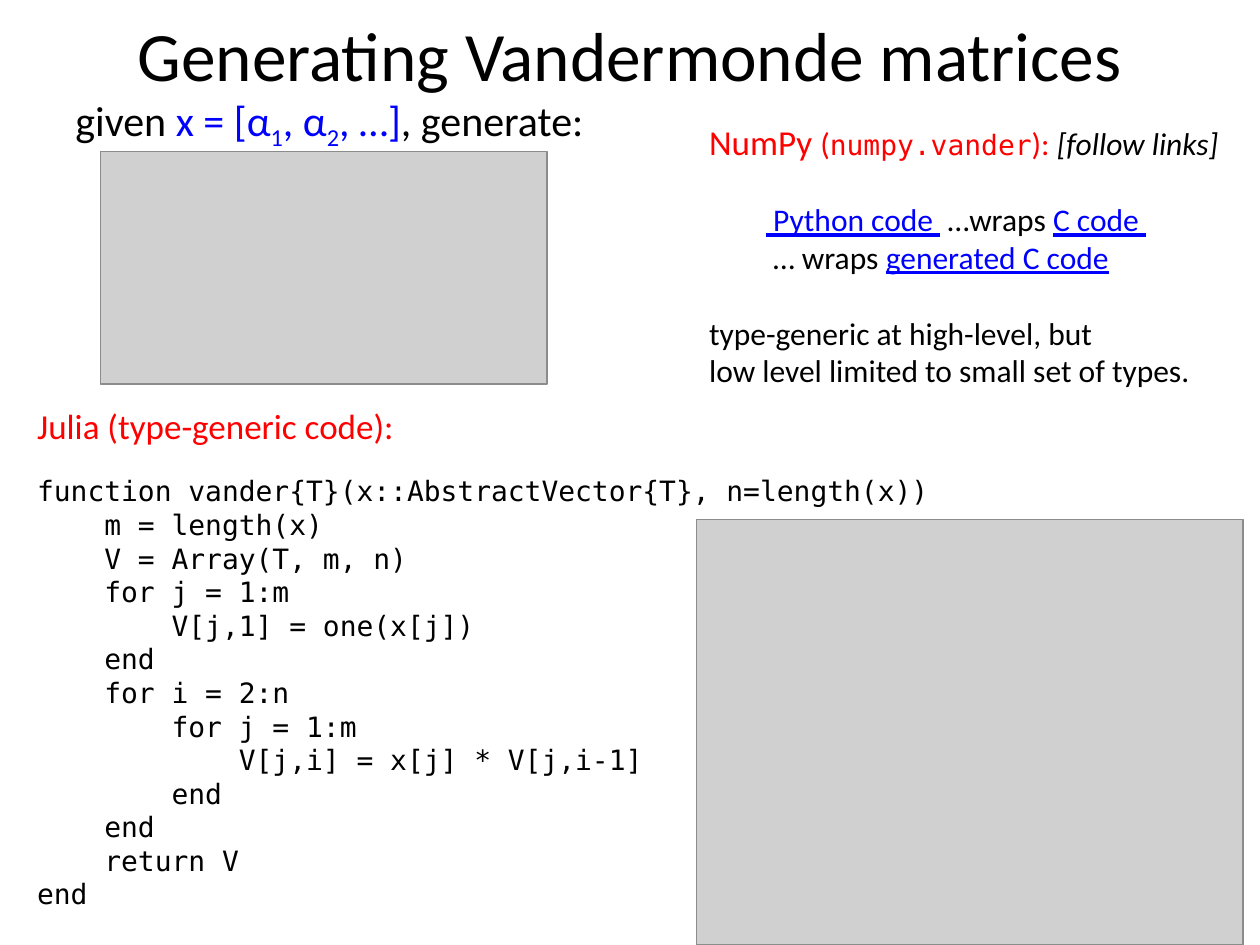
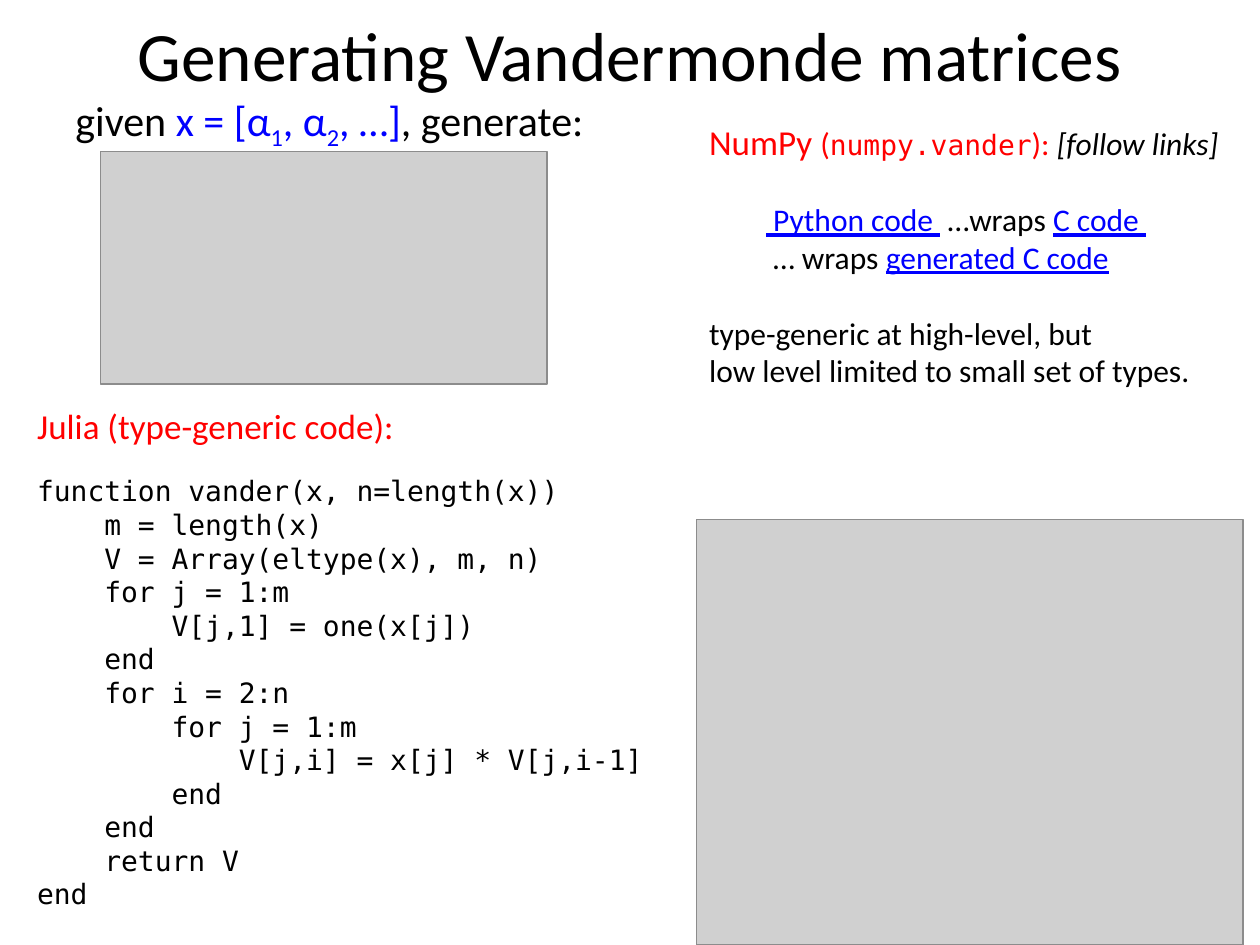
Before and after one commit to mitmath/1806, a slide deck: slide 10 of julia/Julia-intro.pptx. Drawn at 1260x945 pixels with LibreOffice and Linux fonts; fonts in the diff are those of the drawing; grey boxes stand for pictures. Boxes give left, top, right and bottom in pixels: in the first picture for what was removed or moved away, otherwise in the second. Text is boxed around its words. In the diff, an @@ line names an element or a change of style, - is before the commit and + after.

Commit message:
update vandermonde example syntax

```diff
--- a/julia/Julia-intro.pptx
+++ b/julia/Julia-intro.pptx
@@ text at [37, 479, 559, 507]: text changed @@
-function vander{T}(x::AbstractVector{T}, n=length(x))
+function vander(x, n=length(x))
@@ text at [104, 547, 542, 575]: text changed @@
-V = Array(T, m, n)
+V = Array(eltype(x), m, n)
```
Also in this commit, not shown: 1 other slide changed.
